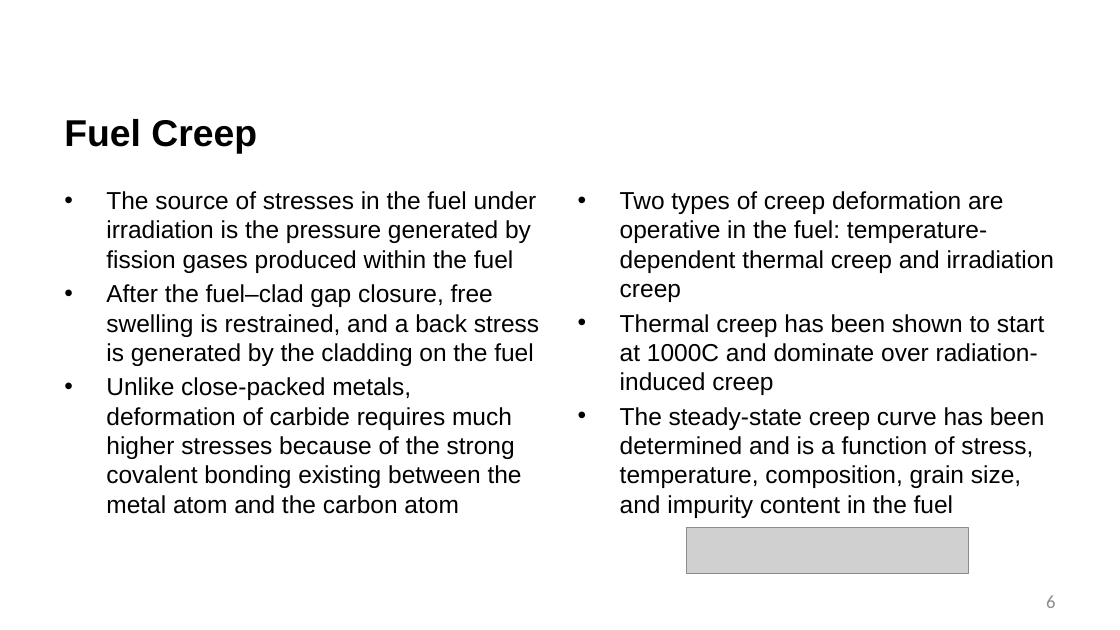
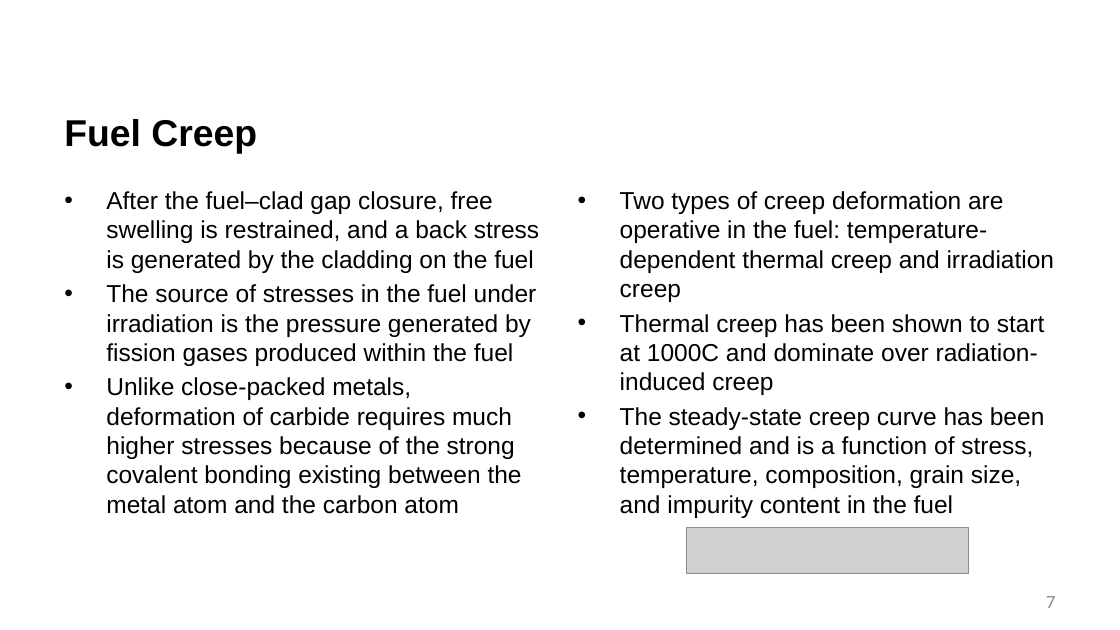
Before and after one commit to benbeeler/TEACHING, a slide deck: slide 7 of Advanced Reactor Materials/Fall2026/Lec17_carbide_nitride.pptx (slide 6 before the commit). Drawn at 1120x630 pixels with LibreOffice and Linux fonts; fonts in the diff are those of the drawing; grey boxes stand for pictures; background and template pictures are left out. Boxes give left, top, right and bottom in pixels: in the first picture for what was removed or moved away, otherwise in the second. Text is boxed around its words. In the diff, an @@ line names an element or a change of style, - is before the commit and + after.

```diff
--- a/Advanced Reactor Materials/Fall2026/Lec17_carbide_nitride.pptx
+++ b/Advanced Reactor Materials/Fall2026/Lec17_carbide_nitride.pptx
@@ text at [106,191,539,273]: paragraph added @@
+• After the fuel–clad gap closure, free swelling is restrained, and a back stress is generated by the cladding on the fuel
@@ text at [106,284,539,366]: paragraph removed @@
-• After the fuel–clad gap closure, free swelling is restrained, and a back stress is generated by the cladding on the fuel
@@ page number at [1046,596,1055,608]: text changed @@
-6
+7
```
Also in this commit, not shown: 6 other slides changed, 1 slide added, 10 other files.
